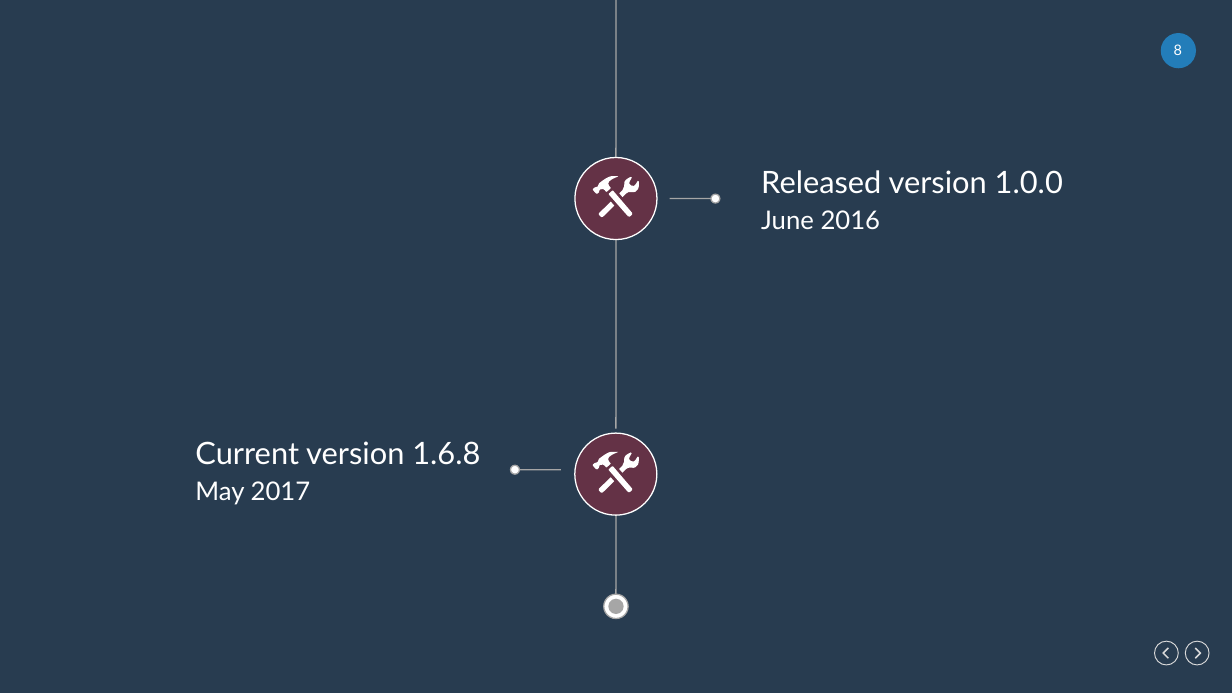
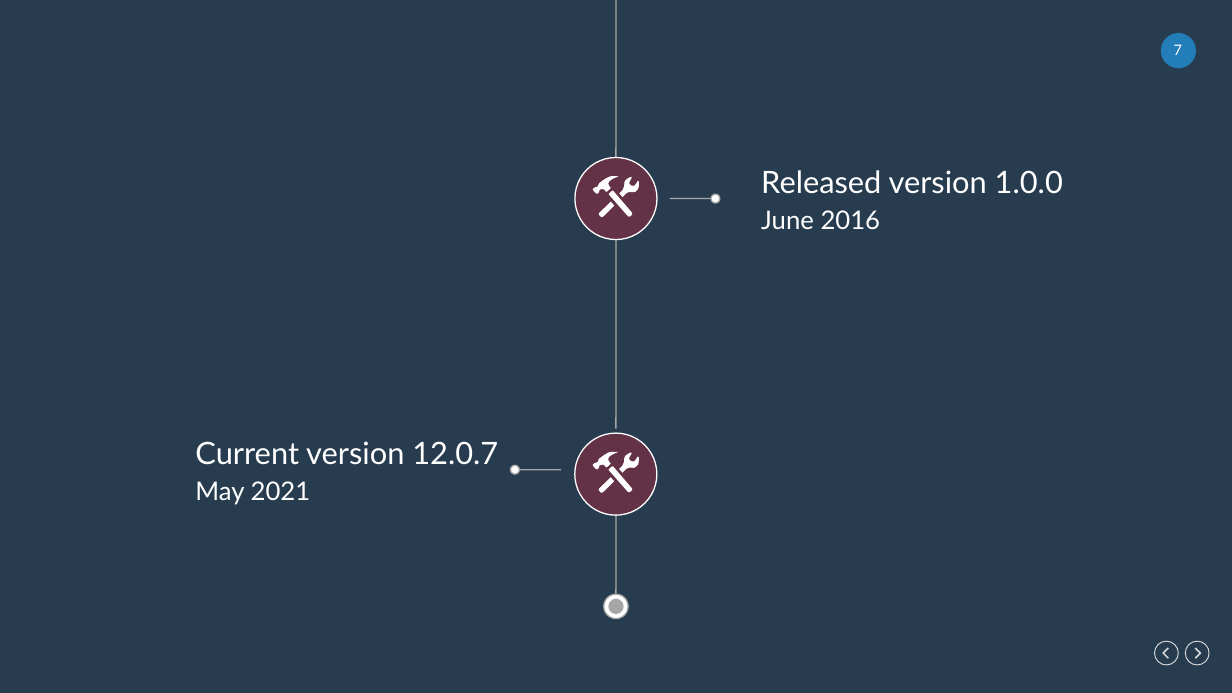
Before and after one commit to cwoodruff/electron_demos, a slide deck: slide 7 of Electron Desktop Development for Web Developers.pptx (slide 8 before the commit). Drawn at 1232x693 pixels with LibreOffice and Linux fonts; fonts in the diff are those of the drawing. Boxes give left, top, right and bottom in pixels: in the first picture for what was removed or moved away, otherwise in the second. Text is boxed around its words. In the diff, an @@ line names an element or a change of style, - is before the commit and + after.

```diff
--- a/Electron Desktop Development for Web Developers.pptx
+++ b/Electron Desktop Development for Web Developers.pptx
@@ page number at box(1174, 44, 1182, 55): text changed @@
-8
+7
@@ text at box(195, 441, 498, 465): text changed @@
-Current version 1.6.8
+Current version 12.0.7
@@ text at box(195, 481, 311, 505): text changed @@
-May 2017
+May 2021
```
Also in this commit, not shown: 1 other slide changed, 2 slides added, 2 slides removed, 2 other files.
